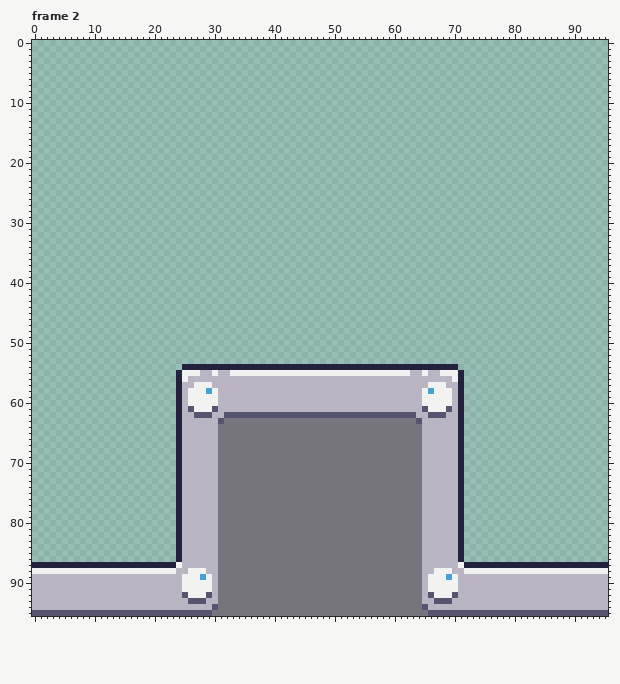
Edited in one commit: pixel-art file (Assets/Sprites/Tiles/floor.ase). Above, as it was before the edit.
96x96 pixels, 2 frames. Shown: frame 2.
The result:
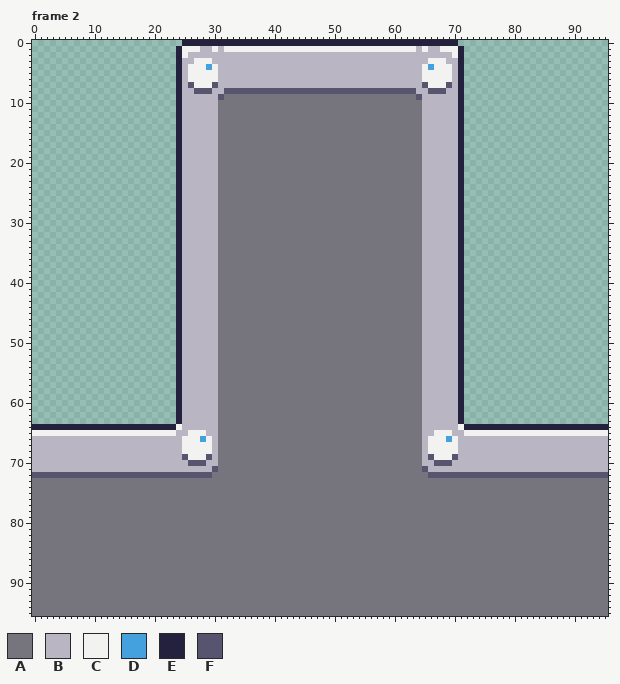
Palette (. is transparent): A #76747d  B #b9b5c3  C #f2f2f0  D #45a1de  E #23213d  F #57546f
Change:
Frame 2:
y 0: x 25..70 .............................................. -> EEEEEEEEEEEEEEEEEEEEEEEEEEEEEEEEEEEEEEEEEEEEEE
y 1: x 24..71 ................................................ -> ECCCBBCBCCCCCCCCCCCCCCCCCCCCCCCCCCCCCCCCBCBBCCCE
y 2: x 24..71 ................................................ -> ECBBBBBBBBBBBBBBBBBBBBBBBBBBBBBBBBBBBBBBBBBBBBCE
y 3: x 24..71 ................................................ -> EBBCCCBBBBBBBBBBBBBBBBBBBBBBBBBBBBBBBBBBBBCCCBBE
y 4: x 24..71 ................................................ -> EBCCCDCBBBBBBBBBBBBBBBBBBBBBBBBBBBBBBBBBBCDCCCBE
y 5..6: x 24..71 ................................................ -> EBCCCCCBBBBBBBBBBBBBBBBBBBBBBBBBBBBBBBBBBCCCCCBE
y 7: x 24..71 ................................................ -> EBFCCCFBBBBBBBBBBBBBBBBBBBBBBBBBBBBBBBBBBFCCCFBE
y 8: x 24..71 ................................................ -> EBBFFFBBFFFFFFFFFFFFFFFFFFFFFFFFFFFFFFFFBBFFFBBE
y 9: x 24..71 ................................................ -> EBBBBBBFAAAAAAAAAAAAAAAAAAAAAAAAAAAAAAAAFBBBBBBE
y 10..53: x 24..71 ................................................ -> EBBBBBBAAAAAAAAAAAAAAAAAAAAAAAAAAAAAAAAAABBBBBBE
y 54: x 24..71 .EEEEEEEEEEEEEEEEEEEEEEEEEEEEEEEEEEEEEEEEEEEEEE. -> EBBBBBBAAAAAAAAAAAAAAAAAAAAAAAAAAAAAAAAAABBBBBBE
y 55: x 25..27 CCC -> BBB; x 30..65 CBBCCCCCCCCCCCCCCCCCCCCCCCCCCCCCCBBC -> BAAAAAAAAAAAAAAAAAAAAAAAAAAAAAAAAAAB; x 68..70 CCC -> BBB
y 56: x 25 C -> B; x 31..64 BBBBBBBBBBBBBBBBBBBBBBBBBBBBBBBBBB -> AAAAAAAAAAAAAAAAAAAAAAAAAAAAAAAAAA; x 70 C -> B
y 57: x 27..29 CCC -> BBB; x 31..64 BBBBBBBBBBBBBBBBBBBBBBBBBBBBBBBBBB -> AAAAAAAAAAAAAAAAAAAAAAAAAAAAAAAAAA; x 66..68 CCC -> BBB
y 58: x 26..69 CCCDCBBBBBBBBBBBBBBBBBBBBBBBBBBBBBBBBBBCDCCC -> BBBBBAAAAAAAAAAAAAAAAAAAAAAAAAAAAAAAAAABBBBB
y 59..60: x 26..69 CCCCCBBBBBBBBBBBBBBBBBBBBBBBBBBBBBBBBBBCCCCC -> BBBBBAAAAAAAAAAAAAAAAAAAAAAAAAAAAAAAAAABBBBB
y 61: x 26..69 FCCCFBBBBBBBBBBBBBBBBBBBBBBBBBBBBBBBBBBFCCCF -> BBBBBAAAAAAAAAAAAAAAAAAAAAAAAAAAAAAAAAABBBBB
y 62: x 27..29 FFF -> BBB; x 31..64 BFFFFFFFFFFFFFFFFFFFFFFFFFFFFFFFFB -> AAAAAAAAAAAAAAAAAAAAAAAAAAAAAAAAAA; x 66..68 FFF -> BBB
y 63: x 31 F -> A; x 64 F -> A
y 64: x 0..24 ........................E -> EEEEEEEEEEEEEEEEEEEEEEEEC; x 71..95 E........................ -> CEEEEEEEEEEEEEEEEEEEEEEEE
y 65: x 0..24 ........................E -> CCCCCCCCCCCCCCCCCCCCCCCCB; x 26..28 BBB -> CCC; x 67..69 BBB -> CCC; x 71..95 E........................ -> BCCCCCCCCCCCCCCCCCCCCCCCC
y 66: x 0..29 ........................EBBBBB -> BBBBBBBBBBBBBBBBBBBBBBBBBCCCDC; x 66..95 BBBBBE........................ -> CCCDCBBBBBBBBBBBBBBBBBBBBBBBBB
y 67..68: x 0..29 ........................EBBBBB -> BBBBBBBBBBBBBBBBBBBBBBBBBCCCCC; x 66..95 BBBBBE........................ -> CCCCCBBBBBBBBBBBBBBBBBBBBBBBBB
y 69: x 0..29 ........................EBBBBB -> BBBBBBBBBBBBBBBBBBBBBBBBBFCCCF; x 66..95 BBBBBE........................ -> FCCCFBBBBBBBBBBBBBBBBBBBBBBBBB
y 70: x 0..24 ........................E -> BBBBBBBBBBBBBBBBBBBBBBBBB; x 26..28 BBB -> FFF; x 67..69 BBB -> FFF; x 71..95 E........................ -> BBBBBBBBBBBBBBBBBBBBBBBBB
y 71: x 0..24 ........................E -> BBBBBBBBBBBBBBBBBBBBBBBBB; x 30 B -> F; x 65 B -> F; x 71..95 E........................ -> BBBBBBBBBBBBBBBBBBBBBBBBB
y 72: x 0..30 ........................EBBBBBB -> FFFFFFFFFFFFFFFFFFFFFFFFFFFFFFA; x 65..95 BBBBBBE........................ -> AFFFFFFFFFFFFFFFFFFFFFFFFFFFFFF
y 73..86: x 0..30 ........................EBBBBBB -> AAAAAAAAAAAAAAAAAAAAAAAAAAAAAAA; x 65..95 BBBBBBE........................ -> AAAAAAAAAAAAAAAAAAAAAAAAAAAAAAA
y 87: x 0..30 EEEEEEEEEEEEEEEEEEEEEEEECBBBBBB -> AAAAAAAAAAAAAAAAAAAAAAAAAAAAAAA; x 65..95 BBBBBBCEEEEEEEEEEEEEEEEEEEEEEEE -> AAAAAAAAAAAAAAAAAAAAAAAAAAAAAAA
y 88: x 0..30 CCCCCCCCCCCCCCCCCCCCCCCCBBCCCBB -> AAAAAAAAAAAAAAAAAAAAAAAAAAAAAAA; x 65..95 BBCCCBBCCCCCCCCCCCCCCCCCCCCCCCC -> AAAAAAAAAAAAAAAAAAAAAAAAAAAAAAA
y 89: x 0..30 BBBBBBBBBBBBBBBBBBBBBBBBBCCCDCB -> AAAAAAAAAAAAAAAAAAAAAAAAAAAAAAA; x 65..95 BCCCDCBBBBBBBBBBBBBBBBBBBBBBBBB -> AAAAAAAAAAAAAAAAAAAAAAAAAAAAAAA
y 90..91: x 0..30 BBBBBBBBBBBBBBBBBBBBBBBBBCCCCCB -> AAAAAAAAAAAAAAAAAAAAAAAAAAAAAAA; x 65..95 BCCCCCBBBBBBBBBBBBBBBBBBBBBBBBB -> AAAAAAAAAAAAAAAAAAAAAAAAAAAAAAA
y 92: x 0..30 BBBBBBBBBBBBBBBBBBBBBBBBBFCCCFB -> AAAAAAAAAAAAAAAAAAAAAAAAAAAAAAA; x 65..95 BFCCCFBBBBBBBBBBBBBBBBBBBBBBBBB -> AAAAAAAAAAAAAAAAAAAAAAAAAAAAAAA
y 93: x 0..30 BBBBBBBBBBBBBBBBBBBBBBBBBBFFFBB -> AAAAAAAAAAAAAAAAAAAAAAAAAAAAAAA; x 65..95 BBFFFBBBBBBBBBBBBBBBBBBBBBBBBBB -> AAAAAAAAAAAAAAAAAAAAAAAAAAAAAAA
y 94: x 0..30 BBBBBBBBBBBBBBBBBBBBBBBBBBBBBBF -> AAAAAAAAAAAAAAAAAAAAAAAAAAAAAAA; x 65..95 FBBBBBBBBBBBBBBBBBBBBBBBBBBBBBB -> AAAAAAAAAAAAAAAAAAAAAAAAAAAAAAA
y 95: x 0..29 FFFFFFFFFFFFFFFFFFFFFFFFFFFFFF -> AAAAAAAAAAAAAAAAAAAAAAAAAAAAAA; x 66..95 FFFFFFFFFFFFFFFFFFFFFFFFFFFFFF -> AAAAAAAAAAAAAAAAAAAAAAAAAAAAAA
Boxes around the changes in both pictures, in picture pixels (x1, y1, x2, y2):
changed: (32, 40, 608, 616)
